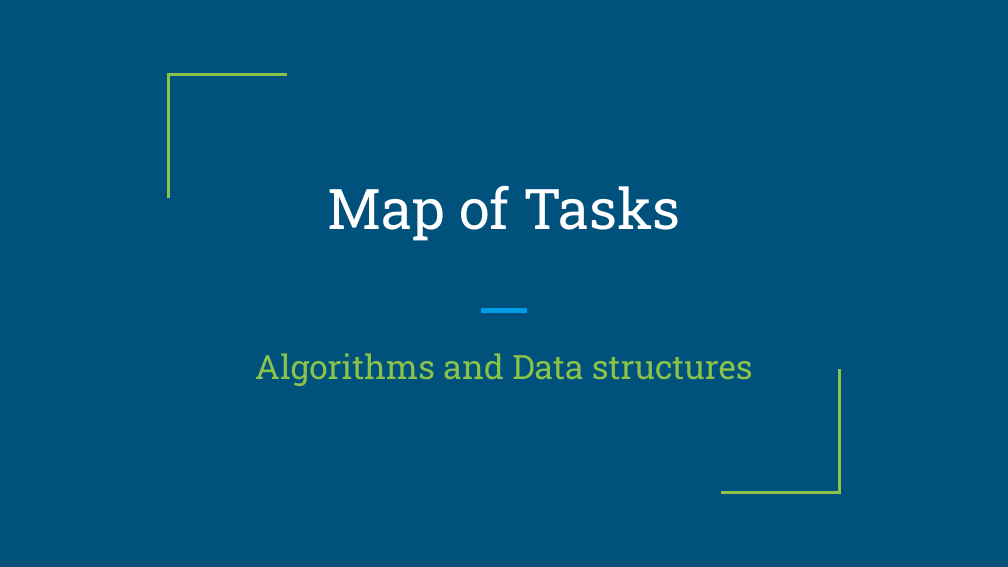
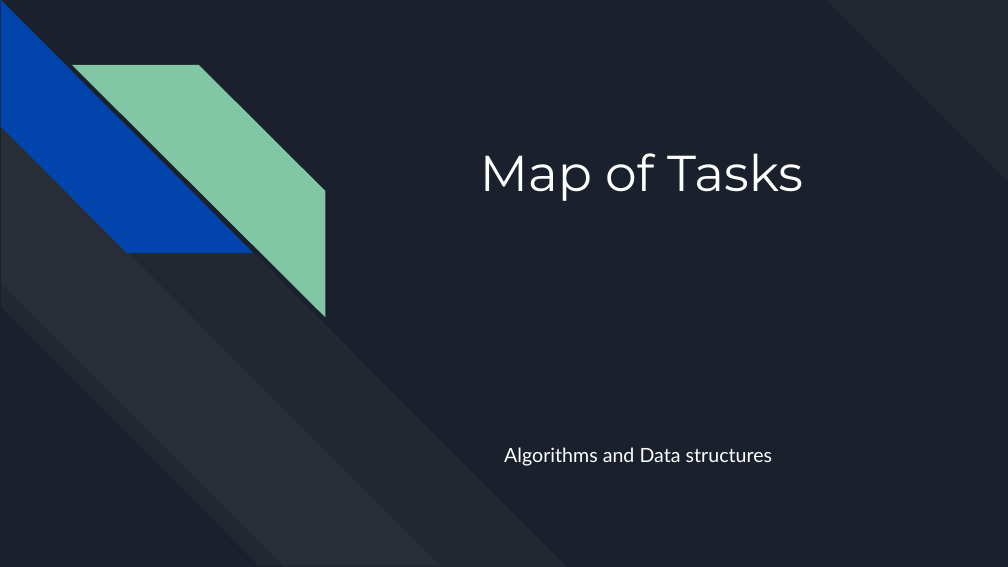
Before and after one commit to bonig97/MapOfTasks, a slide deck: slide 1 of Map of Tasks.pptx. Drawn at 1008x567 pixels with LibreOffice and Linux fonts; fonts in the diff are those of the drawing. Boxes give left, top, right and bottom in pixels: in the first picture for what was removed or moved away, otherwise in the second. Text is boxed around its words. In the diff, an @@ line names an element or a change of style, - is before the commit and + after.

```diff
--- a/Map of Tasks.pptx
+++ b/Map of Tasks.pptx
@@ background #00517C to #1B212C @@
@@ diag stripe added at <box>827,0,1008,181</box>, fill #FFFFFF at 3% opacity @@
@@ group added at <box>0,1,568,566</box>: 4 diag stripes @@
@@ freeform shape removed at <box>168,75,287,199</box> @@
@@ title "Map of Tasks": place and size @@
-title "Map of Tasks" at <box>328,185,680,241</box>
+title "Map of Tasks" at <box>480,153,803,201</box>
@@ title "Map of Tasks" at <box>480,153,803,201</box>: size 40 to 36 pt, font Roboto Slab to Montserrat; alignment centre to left; vertical alignment bottom to top @@
@@ line removed from (481, 310) to (527, 310) @@
@@ freeform shape removed at <box>721,369,840,493</box> @@
@@ subtitle "Algorithms and Data structures": place and size @@
-subtitle "Algorithms and Data structures" at <box>255,353,753,386</box>
+subtitle "Algorithms and Data structures" at <box>504,447,773,466</box>
@@ subtitle "Algorithms and Data structures" at <box>504,447,773,466</box>: size 24 to 14 pt, font Roboto Slab to Lato, text colour #8BC34A to #FFFFFF; alignment centre to left @@
```
Also in this commit, not shown: 1 other slide changed, 7 slides added, 9 slides removed.
